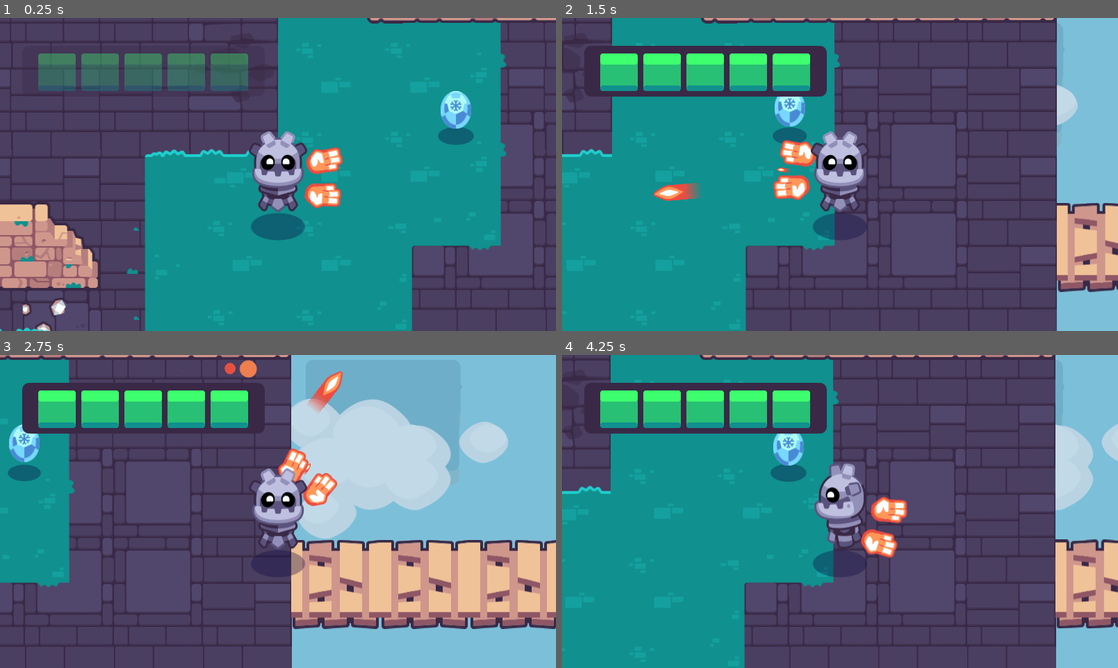
Above: before the commit, frames 1-4 (two rows, left to right).
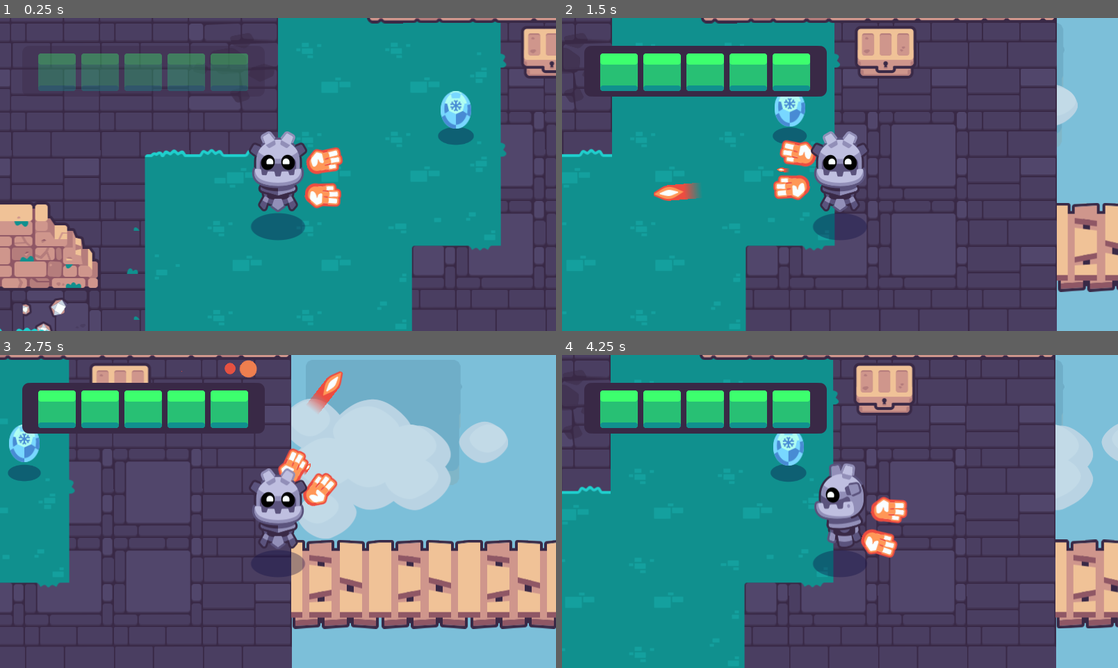
Above: after the commit, the same moments.

Repository: 707bremo/2d-GameDev-Course
Game: Godot game, scene res://completed_project.tscn
Same seed, same stepped clock (60 frames per second), same inputs: the game is played once before the commit and once after it. Sound files missing from this copy of the repository are replaced by a short silence.
Inputs (mouse positions are in pixels of both pictures, inside the frame that each line leads up to):
- Up to frame 1 (0.25 s): no input
- Up to frame 2 (1.5 s): tap Enter at 0.5 s; move the mouse to (962, 158) at 0.52 s; hold D (move_right) 0.53-1.25 s; hold Mouse wheel down (cycle_weapon_down) 0.53-1.25 s; click (962, 158) at 0.67 s; drag from (728, 190) to (812, 115) at 1.27 s
- Up to frame 3 (2.75 s): move the mouse to (333, 442) at 2.02 s; press the mouse at (333, 442) at 2.03 s; hold D (move_right) from 2.03 s (still down)
- Up to frame 4 (4.25 s): release D (move_right) at 2.75 s; release the mouse at (895, 442) at 2.75 s; drag from (812, 574) to (745, 370) at 2.77 s; move the mouse to (1006, 558) at 3.52 s; hold A (move_left) from 3.53 s (still down); hold Mouse wheel up (cycle_weapon_up) from 3.53 s (still down)

The runs differ from the first frame. In frame 1, 1.0% of the frame differs, in the area x 93-100%, y 2-20%; in frame 2, 1.6%; in frame 3, 0.7%; in frame 4, 1.7%, in the area x 52-64%, y 2-20%.

Commit message:
Add a Chest that spawns Pickups
The tour is now complete! We added a chest to one of the rooms, then made it so that it spawns something when it is opened. This was the sixth and last part of Module #1.

Diff:
--- a/02.getting-to-know-godot/levels/rooms/chests/chest.gd
+++ b/02.getting-to-know-godot/levels/rooms/chests/chest.gd
@@ -11,7 +11,7 @@
 
 func loot() -> void:
 	_animation_player.play("open")
-
+	create_pickup()
 
 func create_pickup() -> void:
 	var loot_instance = LOOT_SCENES[randi() % LOOT_SCENES.size()].instantiate()
--- a/02.getting-to-know-godot/levels/rooms/room_a.tscn
+++ b/02.getting-to-know-godot/levels/rooms/room_a.tscn
@@ -1,6 +1,7 @@
-[gd_scene load_steps=2 format=3 uid="uid://cu2rb5dl4ljte"]
+[gd_scene load_steps=3 format=3 uid="uid://cu2rb5dl4ljte"]
 
 [ext_resource type="PackedScene" uid="uid://bupkynq73ufaa" path="res://levels/base_room.tscn" id="1_plgur"]
+[ext_resource type="PackedScene" uid="uid://cl1xkaij81jjs" path="res://levels/rooms/chests/chest.tscn" id="2_hhpjp"]
 
 [node name="RoomA" instance=ExtResource("1_plgur")]
 rotation = -0.00114604
@@ -13,3 +14,6 @@
 
 [node name="InvisibleWalls" parent="." index="1"]
 layer_0/tile_data = PackedInt32Array(-65532, 0, 0, -65529, 0, 0, -65528, 0, 0, -65527, 0, 0, 11, 0, 0, 65547, 0, 0, 131 …(723 unchanged characters)…
+
+[node name="Chest" parent="." index="2" instance=ExtResource("2_hhpjp")]
+position = Vector2(1161.67, 290.332)
Not shown, changed: 02.getting-to-know-godot/godot_tours.log
Not shown, added: 02.getting-to-know-godot/godot_tours.log-1bBDWJ
Not shown, removed: 02.getting-to-know-godot/godot_tours.log-vjE7ep
